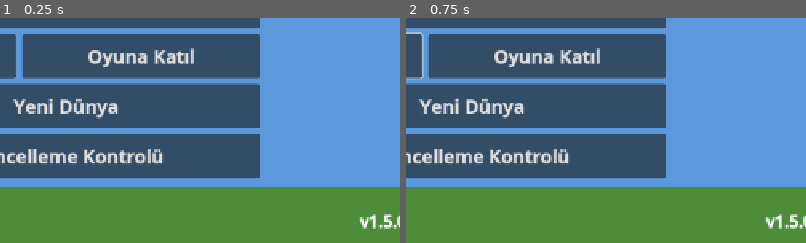
Above: before the commit, frames 1-2 (left to right).
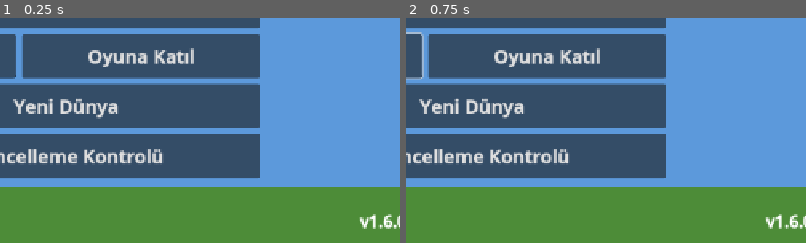
Above: after the commit, the same moments.

Repository: ozguryilmazz/CraftMine
Game: Godot game, scene res://scenes/main_menu.tscn
The game is run twice, just before and just after one commit, with the same random seed, the same clock (stepped at 60 frames per second) and the same inputs.
Inputs (mouse positions are % of the whole screen's width and height, from its top left):
- Up to frame 1 (0.25 s): no input
- Up to frame 2 (0.75 s): click (35, 58) at 0.52 s; type "12" at 0.6 s
The pictures show only the part of the screen within x 42-92%, y 50-100%; the shares and areas given below are measured in that part.

The runs differ from the first frame. In frame 1, less than 0.1% of the frame differs, in the area x 95-98%, y 87-94%; in frame 2, less than 0.1%.

Commit message:
Dövüş: kılıçlar ve tarifleri, sekme/kritik, kılıç yıpranması, level sınırı, tavuk (v1.6.0)
Co-Authored-By: Claude Fable 5.2 <noreply@anthropic.com>

Diff:
--- a/project.godot
+++ b/project.godot
@@ -7,7 +7,7 @@
 [application]
 
 config/name="CraftMine"
-config/version="1.5.0"
+config/version="1.6.0"
 run/main_scene="res://scenes/main_menu.tscn"
 config/features=PackedStringArray("4.5", "GL Compatibility")
 boot_splash/bg_color=Color(0.12, 0.16, 0.22, 1)
--- /dev/null
+++ b/scripts/float_text.gd
@@ -0,0 +1,29 @@
+class_name FloatText
+extends Label3D
+## Dünyada yükselip kaybolan kısa yazı (hasar, sekme, XP).
+
+const LIFE := 0.9
+
+var _t := 0.0
+
+
+func setup(p_text: String, color: Color, pos: Vector3) -> void:
+	text = p_text
+	position = pos
+	modulate = color
+	font = Session.font
+	font_size = 56
+	outline_size = 14
+	pixel_size = 0.006
+	billboard = BaseMaterial3D.BILLBOARD_ENABLED
+	no_depth_test = true
+	render_priority = 3
+
+
+func _process(delta: float) -> void:
+	_t += delta
+	position.y += delta * 0.9
+	modulate.a = clampf(1.0 - _t / LIFE, 0.0, 1.0)
+	outline_modulate.a = modulate.a
+	if _t >= LIFE:
+		queue_free()
--- a/scripts/game.gd
+++ b/scripts/game.gd
@@ -13,6 +13,10 @@
 const MENU_SCENE := "res://scenes/main_menu.tscn"
 const SAFE_FALL := 3.0           # bu kadar bloğa kadar düşmek zararsız
 const FALL_DAMAGE := 2.0         # güvenli yüksekliğin üzerindeki her blok için can kaybı
+const ATTACK_REACH := 4.5        # mobla dövüş mesafesi (blok)
+const ATTACK_COOLDOWN := 0.45    # iki vuruş arası bekleme (sn)
+const MAX_MOBS := 10
+const MOB_DESPAWN := 72.0        # oyuncudan bu kadar uzaklaşan mob silinir
 
 var world: World
 var player: Player
@@ -52,6 +56,9 @@
 var _mine_cooldown := 0.0
 var _mine_requested := false
 var _drops: Array[ItemDrop] = []
+var mobs: Array[Mob] = []
+var _attack_cd := 0.0
+var _spawn_timer := 0.0
 
 
 func _ready() -> void:
@@ -223,6 +230,8 @@
 	hurt_flash = maxf(hurt_flash - delta * 2.5, 0.0)
 	death_timer = maxf(death_timer - delta, 0.0)
 	toast_timer = maxf(toast_timer - delta, 0.0)
+	_attack_cd = maxf(_attack_cd - delta, 0.0)
+	_update_mobs(delta)
 	_update_drops(delta)
 	_update_sky()
 	_update_highlight()
@@ -298,7 +307,12 @@
 ## Basılı tutulduğu sürece her karede çağrılır: hedef bloğu sertliğine göre kademeli olarak kırar.
 func mine_at(p: Vector2, delta: float) -> void:
 	_mine_requested = true
-	if _mine_cooldown > 0.0 or paused or menu_open():
+	if paused or menu_open():
+		return
+	if try_attack(p):   # parmağın altında mob varsa kırmak yerine saldır
+		_mine_reset()
+		return
+	if _mine_cooldown > 0.0:
 		return
 	var hit := _target(p)
 	if hit.is_empty():
@@ -346,6 +360,8 @@
 ## Kısa dokunuş / sağ tık: çalışma masası ve fırını açar, yoksa eldeki bloğu yerleştirir.
 func place_at(p: Vector2) -> void:
 	if paused or menu_open():
+		return
+	if try_attack(p):
 		return
 	var hit := _target(p)
 	if not hit.is_empty() and Blocks.is_interactive(hit["id"]):
@@ -383,6 +399,130 @@
 		inv.take(selected, 1)
 		player.swing_once()
 	return true
+
+
+# ---------- Moblar ve dövüş ----------
+
+func spawn_mob(type: String, pos: Vector3) -> Mob:
+	var m := Mob.new()
+	add_child(m)
+	m.setup(world, type, pos)
+	mobs.append(m)
+	return m
+
+
+func _update_mobs(delta: float) -> void:
+	var i := mobs.size() - 1
+	while i >= 0:
+		var m := mobs[i]
+		if not is_instance_valid(m) or m.dead:
+			mobs.remove_at(i)
+		elif m.position.distance_to(player.position) > MOB_DESPAWN:
+			m.queue_free()
+			mobs.remove_at(i)
+		i -= 1
+	if paused:
+		return
+	_spawn_timer += delta
+	if _spawn_timer >= 1.5:
+		_spawn_timer = 0.0
+		if mobs.size() < MAX_MOBS:
+			_try_spawn()
+
+
+## Oyuncunun çevresinde, çim ya da kum üzerinde rastgele bir noktada pasif mob doğurur.
+func _try_spawn() -> void:
+	var a := randf() * TAU
+	var r := randf_range(14.0, 30.0)
+	var x := floori(player.position.x + cos(a) * r)
+	var z := floori(player.position.z + sin(a) * r)
+	if not world.is_ready_at(Vector3(x, 0, z)):
+		return
+	var y := _surface_y(x, z)
+	if y > 0:
+		spawn_mob("chicken", Vector3(x + 0.5, y, z + 0.5))
+
+
+## (x, z) sütununda üzerinde durulabilecek çim / kum yüzeyinin y değeri; uygun değilse -1.
+func _surface_y(x: int, z: int) -> int:
+	var top := mini(world.gen.height_at(x, z) + 3, World.CH - 3)
+	for y in range(top, maxi(top - 6, 1), -1):
+		var b := world.get_block(x, y, z)
+		if b == Blocks.AIR:
+			continue
+		if (b == Blocks.GRASS or b == Blocks.SAND) and world.get_block(x, y + 1, z) == Blocks.AIR \
+				and world.get_block(x, y + 2, z) == Blocks.AIR:
+			return y + 1
+		return -1
+	return -1
+
+
+## Ekran noktasının altındaki (bloklardan önce gelen) en yakın mob.
+func _mob_at(p: Vector2) -> Mob:
+	if mobs.is_empty():
+		return null
+	var ray := screen_ray(p)
+	var limit := ATTACK_REACH + (4.0 if player.third_person else 0.0)
+	var hit := world.raycast(ray[0], ray[1], limit)
+	if not hit.is_empty():
+		limit = minf(limit, float(hit["dist"]))
+	var best: Mob = null
+	for m in mobs:
+		if is_instance_valid(m) and not m.dead:
+			var t := m.ray_hit(ray[0], ray[1])
+			if t >= 0.0 and t < limit:
+				limit = t
+				best = m
+	return best
+
+
+## Ekran noktasında mob varsa ona saldırır. Mob hedeflendiyse (bekleme süresinde olsa bile) true döner.
+func try_attack(p: Vector2) -> bool:
+	var m := _mob_at(p)
+	if m == null:
+		return false
+	if _attack_cd <= 0.0:
+		attack_mob(m)
+	return true
+
+
+## Tek vuruş: sekme / kritik zarı, kılıç bonusu ve yıpranması, XP ödülü.
+func attack_mob(m: Mob) -> void:
+	_attack_cd = ATTACK_COOLDOWN
+	player.swing_once()
+	var held := inv.id_at(selected)
+	var weapon := 0
+	if Items.kind(held) == "sword":
+		var need := int(Items.prop(held, "lvl", 0))
+		if stats.level >= need:
+			weapon = int(Items.prop(held, "dmg", 0))
+		else:
+			toast("%s için level %d gerekli" % [Items.item_name(held), need])
+	var r := stats.roll_attack(weapon)
+	var at := m.position + Vector3(0, m.height + 0.8, 0)
+	if r["miss"]:
+		float_text("Sekti", Color(0.8, 0.8, 0.8), at)
+	else:
+		var died := m.hurt(float(r["dmg"]), player.position)
+		if r["crit"]:
+			float_text("Kritik -%d" % r["dmg"], Color(1.0, 0.85, 0.2), at)
+		else:
+			float_text("-%d" % r["dmg"], Color(1.0, 0.35, 0.3), at)
+		if died:
+			var xp := int(m.def["xp"])
+			float_text("+%d XP" % xp, Color(0.45, 1.0, 0.4), at + Vector3(0, 0.45, 0))
+			add_xp(xp)
+			mobs.erase(m)
+			m.queue_free()
+	if weapon > 0 and inv.wear(selected):
+		toast("%s kırıldı" % Items.item_name(held))
+
+
+## Dünyada yükselip kaybolan yazı (hasar, XP).
+func float_text(text: String, color: Color, pos: Vector3) -> void:
+	var f := FloatText.new()
+	add_child(f)
+	f.setup(text, color, pos)
 
 
 # ---------- Can, hasar ve ölüm ----------
--- a/scripts/items.gd
+++ b/scripts/items.gd
@@ -147,8 +147,14 @@
 	if is_tool(id):
 		return 8 + (id - TOOL_BASE)
 	if DEFS.has(id):
-		return 5   # simgesi henüz çizilmemiş eşya: atlastaki boş kare
+		# simgesi henüz çizilmemiş eşyalar atlastaki boş kareyi kullanır
+		return Atlas.RPG_ICON_BASE + (id - SWORD_WOOD) if has_icon(id) else 5
 	return id - 100
+
+
+## Simgesi çizilmiş RPG eşyası mı? (şimdilik kılıçlar)
+static func has_icon(id: int) -> bool:
+	return id >= SWORD_WOOD and id <= SWORD_NETHER
 
 
 ## Bir eşyanın simgesini verilen dikdörtgene çizer (HUD ve envanter ekranı).
@@ -176,7 +182,7 @@
 		_face(ci, tex, ts, [lt, top, rt, mid], Blocks.TILES[id][0], 1.0)
 		_face(ci, tex, ts, [lt, mid, bot, lb], Blocks.TILES[id][1], 0.78)
 		_face(ci, tex, ts, [mid, rt, rb, bot], Blocks.TILES[id][1], 0.58)
-	elif DEFS.has(id):
+	elif DEFS.has(id) and not has_icon(id):
 		# Simgesi henüz çizilmemiş eşya: türüne göre renkli geçici kare
 		var cols := {"sword": Color(0.75, 0.78, 0.85), "food": Color(0.8, 0.45, 0.3), "potion": Color(0.6, 0.35, 0.8)}
 		var col: Color = cols.get(kind(id), Color(0.5, 0.65, 0.55))
--- /dev/null
+++ b/scripts/mobs/mob.gd
@@ -0,0 +1,265 @@
+class_name Mob
+extends Node3D
+## Mob: kutulardan model, voxel çarpışması ve basit yapay zeka. `position` ayakların bulunduğu noktadır.
+## Bu sürümde pasif davranış var: gezinir, vurulunca oyuncudan kaçar, asla saldırmaz.
+
+const GRAVITY := 26.0
+const JUMP_VEL := 7.6
+const FLEE_TIME := 6.0
+
+var world: World
+var type := ""
+var def := {}
+var hp := 1.0
+var max_hp := 1
+var vel := Vector3.ZERO
+var yaw := 0.0
+var on_ground := false
+var dead := false
+var half_w := 0.25
+var height := 0.75
+var ai_enabled := true
+
+var _model: Node3D
+var _mats: Array = []          # [malzeme, asıl renk]
+var _legs: Array[Node3D] = []
+var _label: Label3D
+var _flash := 0.0
+var _state := "idle"
+var _state_time := 1.0
+var _dir := Vector3.ZERO
+var _flee_from := Vector3.ZERO
+var _phase := 0.0
+
+
+func setup(p_world: World, p_type: String, pos: Vector3) -> void:
+	world = p_world
+	type = p_type
+	def = MobDB.DEFS[type]
+	max_hp = int(def["hp"])
+	hp = float(max_hp)
+	half_w = float(def["size"].x) * 0.5
+	height = float(def["size"].y)
+	position = pos
+	yaw = randf() * TAU
+	_state_time = randf_range(0.5, 3.0)
+	_model = Node3D.new()
+	add_child(_model)
+	_build_model()
+	_label = Label3D.new()
+	_label.position = Vector3(0, height + 0.3, 0)
+	_label.billboard = BaseMaterial3D.BILLBOARD_ENABLED
+	_label.pixel_size = 0.006
+	_label.font = Session.font
+	_label.font_size = 30
+	_label.outline_size = 10
+	_label.no_depth_test = true
+	_label.visible = false
+	add_child(_label)
+
+
+# ---------- Model ----------
+
+func _box(parent: Node3D, pos: Vector3, size: Vector3, color: Color) -> void:
+	var mi := MeshInstance3D.new()
+	var bm := BoxMesh.new()
+	bm.size = size
+	var mat := StandardMaterial3D.new()
+	mat.albedo_color = color
+	mat.roughness = 1.0
+	mat.metallic_specular = 0.0
+	bm.material = mat
+	mi.mesh = bm
+	mi.position = pos
+	parent.add_child(mi)
+	_mats.append([mat, color])
+
+
+## Üst ucundan dönen bacak.
+func _leg(pivot: Vector3, size: Vector3, color: Color) -> void:
+	var n := Node3D.new()
+	n.position = pivot
+	_model.add_child(n)
+	_box(n, Vector3(0, -size.y * 0.5, 0), size, color)
+	_legs.append(n)
+
+
+## Modelin önü -Z yönüdür.
+func _build_model() -> void:
+	match type:
+		_:   # tavuk
+			var white := Color(0.95, 0.95, 0.92)
+			var yellow := Color(0.95, 0.75, 0.15)
+			_leg(Vector3(-0.09, 0.26, 0.02), Vector3(0.05, 0.26, 0.05), yellow)
+			_leg(Vector3(0.09, 0.26, 0.02), Vector3(0.05, 0.26, 0.05), yellow)
+			_box(_model, Vector3(0, 0.42, 0.03), Vector3(0.34, 0.32, 0.46), white)
+			_box(_model, Vector3(-0.19, 0.44, 0.03), Vector3(0.05, 0.2, 0.32), white.darkened(0.12))
+			_box(_model, Vector3(0.19, 0.44, 0.03), Vector3(0.05, 0.2, 0.32), white.darkened(0.12))
+			_box(_model, Vector3(0, 0.66, -0.2), Vector3(0.2, 0.26, 0.18), white)
+			_box(_model, Vector3(0, 0.66, -0.33), Vector3(0.12, 0.07, 0.1), Color(0.95, 0.6, 0.1))
+			_box(_model, Vector3(0, 0.57, -0.31), Vector3(0.07, 0.09, 0.05), Color(0.85, 0.12, 0.1))
+			_box(_model, Vector3(0, 0.82, -0.2), Vector3(0.05, 0.07, 0.14), Color(0.85, 0.12, 0.1))
+			_box(_model, Vector3(-0.105, 0.7, -0.25), Vector3(0.02, 0.05, 0.05), Color(0.05, 0.05, 0.05))
+			_box(_model, Vector3(0.105, 0.7, -0.25), Vector3(0.02, 0.05, 0.05), Color(0.05, 0.05, 0.05))
+
+
+# ---------- Hasar ----------
+
+## Işının (başlangıç, yön) mob kutusuna çarptığı uzaklık; çarpmıyorsa -1.
+## Dokunmatikte isabet kolay olsun diye kutu biraz büyütülür.
+func ray_hit(origin: Vector3, dir: Vector3) -> float:
+	var g := 0.18
+	var lo := Vector3(position.x - half_w - g, position.y - g, position.z - half_w - g)
+	var hi := Vector3(position.x + half_w + g, position.y + height + g, position.z + half_w + g)
+	var t0 := 0.0
+	var t1 := 1.0e9
+	for a in 3:
+		if absf(dir[a]) < 1.0e-6:
+			if origin[a] < lo[a] or origin[a] > hi[a]:
+				return -1.0
+		else:
+			var ta := (lo[a] - origin[a]) / dir[a]
+			var tb := (hi[a] - origin[a]) / dir[a]
+			t0 = maxf(t0, minf(ta, tb))
+			t1 = minf(t1, maxf(ta, tb))
+			if t0 > t1:
+				return -1.0
+	return t0
+
+
+## Hasar uygular ve mobu geri iter. Öldüyse true döner.
+func hurt(amount: float, from: Vector3) -> bool:
+	if dead:
+		return false
+	hp = maxf(hp - amount, 0.0)
+	_flash = 0.25
+	var away := Vector3(position.x - from.x, 0, position.z - from.z)
+	away = away.normalized() if away.length() > 0.01 else Vector3(0, 0, -1)
+	vel += away * 4.5 + Vector3(0, 4.0, 0)
+	_label.text = "%s  %d / %d" % [def["n"], ceili(hp), max_hp]
+	_label.visible = true
+	if hp <= 0.0:
+		dead = true
+		return true
+	if def["k"] == "passive":
+		_state = "flee"
+		_state_time = FLEE_TIME
+		_flee_from = from
+	return false
+
+
+# ---------- Döngü ----------
+
+func _process(delta: float) -> void:
+	delta = minf(delta, 0.05)
+	if dead or not world.is_ready_at(position):
+		return
+	var wish := _think(delta) if ai_enabled else Vector3.ZERO
+	var feet := world.get_block(floori(position.x), floori(position.y + 0.2), floori(position.z))
+	var in_water := feet == Blocks.WATER
+	var k := minf((10.0 if on_ground else 3.0) * delta, 1.0)
+	vel.x = lerpf(vel.x, wish.x, k)
+	vel.z = lerpf(vel.z, wish.z, k)
+	if in_water:
+		vel.y = minf(vel.y + 18.0 * delta, 2.0)
+	else:
+		vel.y = maxf(vel.y - GRAVITY * delta, -40.0)
+	var blocked := _move(0, vel.x * delta)
+	if blocked:
+		vel.x = 0.0
+	if _move(2, vel.z * delta):
+		vel.z = 0.0
+		blocked = true
+	var falling := vel.y <= 0.0
+	on_ground = false
+	if _move(1, vel.y * delta):
+		on_ground = falling
+		vel.y = 0.0
+	if blocked and wish.length() > 0.1 and (on_ground or in_water):
+		vel.y = JUMP_VEL if not in_water else 3.0   # önündeki tek bloğun üstüne zıpla
+	if position.y < -10.0:
+		dead = true
+		queue_free()
+		return
+	if wish.length() > 0.1:
+		yaw = lerp_angle(yaw, atan2(-wish.x, -wish.z), minf(delta * 8.0, 1.0))
+	rotation.y = yaw
+	var speed := Vector2(vel.x, vel.z).length()
+	_phase += delta * (6.0 + speed * 4.0)
+	var swing := sin(_phase) * 0.7 * clampf(speed / 1.2, 0.0, 1.0)
+	for i in _legs.size():
+		_legs[i].rotation.x = swing if i % 2 == 0 else -swing
+	if _flash > 0.0:
+		_flash -= delta
+		var f := clampf(_flash / 0.25, 0.0, 1.0)
+		for m: Array in _mats:
+			m[0].albedo_color = (m[1] as Color).lerp(Color(1.0, 0.15, 0.1), f * 0.75)
+
+
+## Yapay zeka: istenen yatay hızı döndürür.
+func _think(delta: float) -> Vector3:
+	var speed := float(def["speed"])
+	_state_time -= delta
+	match _state:
+		"flee":
+			if _state_time <= 0.0:
+				_state = "idle"
+				_state_time = randf_range(1.0, 3.0)
+				return Vector3.ZERO
+			var away := Vector3(position.x - _flee_from.x, 0, position.z - _flee_from.z)
+			_dir = away.normalized() if away.length() > 0.01 else Vector3(1, 0, 0)
+			return _dir * speed * 2.2
+		"walk":
+			if _state_time <= 0.0 or not _safe_ahead():
+				_state = "idle"
+				_state_time = randf_range(1.0, 4.0)
+				return Vector3.ZERO
+			return _dir * speed
+	if _state_time <= 0.0:
+		var a := randf() * TAU
+		_dir = Vector3(cos(a), 0, sin(a))
+		_state = "walk"
+		_state_time = randf_range(1.5, 4.5)
+	return Vector3.ZERO
+
+
+## Gezinirken önünde su ya da uçurum var mı?
+func _safe_ahead() -> bool:
+	var ax := floori(position.x + _dir.x * 0.9)
+	var az := floori(position.z + _dir.z * 0.9)
+	var y := floori(position.y + 0.1)
+	for d in range(0, 4):
+		var b := world.get_block(ax, y - d, az)
+		if b == Blocks.WATER:
+			return false
+		if d > 0 and Blocks.is_solid(b):
+			return true
+	return false
+
+
+func _collides(p: Vector3) -> bool:
+	for y in range(floori(p.y), floori(p.y + height) + 1):
+		for z in range(floori(p.z - half_w), floori(p.z + half_w) + 1):
+			for x in range(floori(p.x - half_w), floori(p.x + half_w) + 1):
+				if world.is_solid(x, y, z):
+					return true
+	return false
+
+
+## Tek eksende hareket; çarpışırsa durur ve true döner.
+func _move(axis: int, d: float) -> bool:
+	if d == 0.0:
+		return false
+	var steps := ceili(absf(d) / 0.3)
+	var s := d / steps
+	for i in steps:
+		var p := position
+		p[axis] += s
+		if _collides(p):
+			if axis == 1 and s < 0.0:
+				p.y = floorf(p.y) + 1.0
+				if not _collides(p):
+					position = p
+			return true
+		position = p
+	return false
--- /dev/null
+++ b/scripts/mobs/mob_db.gd
@@ -0,0 +1,21 @@
+class_name MobDB
+## Mob tablosu (mns2026). Alanlar:
+##   n: ad    k: sınıf (passive / semi / active / boss)    hp, atk, xp
+##   size: (genişlik, yükseklik) çarpışma kutusu          speed: yürüme hızı (blok/sn)
+## Modeli henüz olmayan moblar oyunda doğmaz; sonraki aşamalarda eklenecek.
+
+const DEFS := {
+	"chicken": {"n": "Tavuk", "k": "passive", "hp": 15, "atk": 2, "xp": 2, "size": Vector2(0.5, 0.75), "speed": 1.6},
+	"pig": {"n": "Domuz", "k": "passive", "hp": 20, "atk": 3, "xp": 2, "size": Vector2(0.8, 0.9), "speed": 1.5},
+	"cow": {"n": "İnek", "k": "passive", "hp": 20, "atk": 3, "xp": 2, "size": Vector2(0.9, 1.3), "speed": 1.4},
+	"sheep": {"n": "Koyun", "k": "passive", "hp": 20, "atk": 3, "xp": 2, "size": Vector2(0.8, 1.1), "speed": 1.5},
+	"wolf": {"n": "Kurt", "k": "semi", "hp": 60, "atk": 7, "xp": 5, "size": Vector2(0.6, 0.85), "speed": 3.6},
+	"bee": {"n": "Arı", "k": "semi", "hp": 60, "atk": 8, "xp": 5, "size": Vector2(0.5, 0.5), "speed": 3.4},
+	"angry_villager": {"n": "Kızgın Köylü", "k": "semi", "hp": 70, "atk": 10, "xp": 8, "size": Vector2(0.6, 1.8), "speed": 3.2},
+	"wizard_villager": {"n": "Büyücü Köylü", "k": "semi", "hp": 75, "atk": 12, "xp": 10, "size": Vector2(0.6, 1.8), "speed": 3.2},
+	"zombie": {"n": "Zombi", "k": "active", "hp": 100, "atk": 15, "xp": 15, "size": Vector2(0.6, 1.8), "speed": 3.0},
+	"skeleton": {"n": "İskelet", "k": "active", "hp": 110, "atk": 15, "xp": 16, "size": Vector2(0.6, 1.8), "speed": 3.2},
+	"creeper": {"n": "Creeper", "k": "active", "hp": 130, "atk": 20, "xp": 18, "size": Vector2(0.6, 1.6), "speed": 2.8},
+	"golem": {"n": "Golem", "k": "boss", "hp": 1000, "atk": 50, "xp": 200, "size": Vector2(1.4, 2.7), "speed": 2.6},
+	"giant_spider": {"n": "Dev Örümcek", "k": "boss", "hp": 800, "atk": 40, "xp": 150, "size": Vector2(2.0, 1.2), "speed": 3.4},
+}
--- a/scripts/player_stats.gd
+++ b/scripts/player_stats.gd
@@ -67,6 +67,17 @@
 ## Kritik vuruşta eklenen hasar.
 func crit_bonus() -> int:
 	return ceili((int(BASE["attack"]) + total("attack")) * CRIT_DMG_PER_POINT * total("intel"))
+
+
+## Bir vuruşun sonucunu zarla belirler: {"miss": sekti mi, "crit": kritik mi, "dmg": hasar}.
+func roll_attack(weapon_dmg := 0) -> Dictionary:
+	if randf() < miss_chance():
+		return {"miss": true, "crit": false, "dmg": 0}
+	var dmg := hit_damage(weapon_dmg)
+	var crit := randf() < crit_chance()
+	if crit:
+		dmg += crit_bonus()
+	return {"miss": false, "crit": crit, "dmg": dmg}
 
 
 func heal_left() -> float:
--- a/scripts/recipes.gd
+++ b/scripts/recipes.gd
@@ -28,6 +28,7 @@
 		_add(["MMM", " S ", " S "], k, Items.tool(tier, Items.PICKAXE), 1)
 		_add(["MM", "MS", " S"], k, Items.tool(tier, Items.AXE), 1)
 		_add(["M", "S", "S"], k, Items.tool(tier, Items.SHOVEL), 1)
+		_add(["M", "M", "S"], k, Items.SWORD_WOOD + tier, 1)   # nether kılıç üretilemez, yalnızca ganimet
 
 
 ## n x n ızgaradaki (satır satır) eşyalara uyan tarifi bulur. Yoksa boş sözlük.
--- a/scripts/world/atlas.gd
+++ b/scripts/world/atlas.gd
@@ -7,7 +7,9 @@
 const TILE_COUNT := 21
 const ITEM_TILE := 32
 const ITEM_COLS := 8
-const ITEM_ROWS := 4
+const ITEM_ROWS := 10
+## RPG eşyalarının simgeleri bu sıradan başlar (eşya kimliği 130 -> simge 32).
+const RPG_ICON_BASE := 32
 
 const TIER_COLORS := [
 	Color(0.62, 0.46, 0.26),   # tahta
@@ -15,6 +17,7 @@
 	Color(0.86, 0.86, 0.9),    # demir
 	Color(0.98, 0.84, 0.25),   # altın
 	Color(0.35, 0.9, 0.9),     # elmas
+	Color(0.5, 0.2, 0.62),     # nether
 ]
 
 static var _tex: ImageTexture
@@ -251,7 +254,7 @@
 	var rng := RandomNumberGenerator.new()
 	rng.seed = 99
 	for icon in ITEM_COLS * ITEM_ROWS:
-		if icon > 4 and (icon < 8 or icon >= 23):
+		if icon > 4 and (icon < 8 or icon >= 23) and (icon < RPG_ICON_BASE or icon >= RPG_ICON_BASE + 6):
 			continue
 		var tile := Image.create(ITEM_TILE, ITEM_TILE, false, Image.FORMAT_RGBA8)
 		for py in ITEM_TILE:
@@ -295,6 +298,18 @@
 	var dy := fy - 27.0
 	var u := (dx - dy) * 0.7071
 	var v := (-dx - dy) * 0.7071
+	if icon >= RPG_ICON_BASE and icon < RPG_ICON_BASE + 6:
+		# Kılıç: ahşap kabza, koyu siperlik, kademeye göre renkli ve ucu sivrilen namlu
+		var blade: Color = TIER_COLORS[icon - RPG_ICON_BASE]
+		if u > 1.0 and u <= 7.5 and absf(v) < 1.8:
+			return _lit(wood, v / 1.8)
+		if u > 7.5 and u <= 10.0 and absf(v) < 5.6:
+			return _lit(blade.darkened(0.45), v / 5.6)
+		if u > 10.0 and u < 31.0:
+			var hw := 2.9 * minf(1.0, (31.0 - u) / 4.5)
+			if absf(v) < hw:
+				return _lit(blade, 0.9 if absf(v) < 0.7 else v / hw * 0.8)
+		return none
 	match icon:
 		0:   # çubuk
 			if u > 1.5 and u < 30.0 and absf(v) < 1.9:
--- a/tests/shot.gd
+++ b/tests/shot.gd
@@ -163,6 +163,45 @@
 	await _shot("3_third_person")
 	player.toggle_view()
 
+	# Dövüş: kılıç tarifi, tavuğa saldırı, XP
+	print("recipe wood sword: ", Recipes.find([P, 0, 0, P, 0, 0, S, 0, 0], 3).get("out"), " want ", Items.SWORD_WOOD,
+		" | diamond: ", Recipes.find([0, Items.DIAMOND, 0, 0, Items.DIAMOND, 0, 0, S, 0], 3).get("out"), " want ", Items.SWORD_DIAMOND)
+	for i in 6:
+		game.inv.set_slot(9 + i, Items.SWORD_WOOD + i, 1)
+	game.inv.set_slot(0, Items.SWORD_WOOD, 1)
+	game.select_slot(0)
+	player.pitch = -0.3
+	var fwd := Vector3(-sin(player.yaw), 0, -cos(player.yaw))
+	var hen: Mob = game.spawn_mob("chicken", player.position + fwd * 2.3 + Vector3(0, 0.3, 0))
+	hen.ai_enabled = false
+	await get_tree().create_timer(0.8).timeout
+	print("mob under crosshair=", game._mob_at(c) == hen, " hen pos=", hen.position, " mobs=", game.mobs.size())
+	var xp0: int = game.stats.xp
+	game.try_attack(c)
+	await get_tree().create_timer(0.15).timeout
+	await _shot("10_attack")
+	var swings := 1
+	while is_instance_valid(hen) and not hen.dead and swings < 40:
+		game._attack_cd = 0.0
+		game.attack_mob(hen)
+		swings += 1
+		await get_tree().process_frame
+	print("chicken dead after swings=", swings, " xp gained=", game.stats.xp - xp0, " sword left=", game.inv.id_at(0), "/", game.inv.dur_at(0))
+	game.inv.set_slot(0, Items.SWORD_DIAMOND, 1)
+	var hen2: Mob = game.spawn_mob("chicken", player.position + fwd * 2.3 + Vector3(0, 0.3, 0))
+	hen2.ai_enabled = false
+	game._attack_cd = 0.0
+	game.attack_mob(hen2)
+	print("diamond sword at level 0: hen2 hp=", hen2.hp, " toast=", game.toast_text, " dur=", game.inv.dur_at(0))
+	hen2.ai_enabled = true
+	game.open_ui(InventoryUI.MODE_INVENTORY)
+	await get_tree().create_timer(0.3).timeout
+	await _shot("11_swords")
+	game.ui.close()
+	await get_tree().create_timer(2.0).timeout
+	print("mobs alive=", game.mobs.size(), " hen2 moved to ", hen2.position if is_instance_valid(hen2) else "freed")
+	await _shot("12_mobs")
+
 	# Karakter ekranı: XP kazan, level atla, puan dağıt
 	game.add_xp(250)
 	game.open_stats()
--- a/version.json
+++ b/version.json
@@ -1,4 +1,4 @@
 {
-  "version": "1.5.0",
-  "version_code": 8
+  "version": "1.6.0",
+  "version_code": 9
 }
Not shown, changed: export_presets.cfg
Not shown, added: scripts/float_text.gd.uid
Not shown, added: scripts/mobs/mob.gd.uid
Not shown, added: scripts/mobs/mob_db.gd.uid
